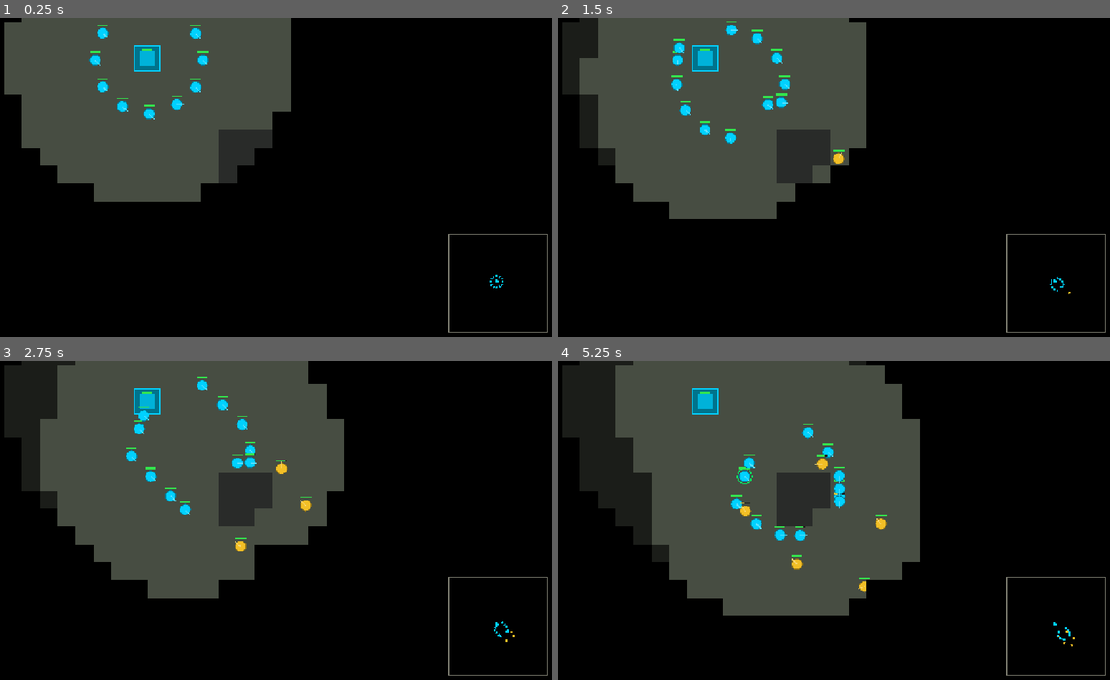
Above: before the commit, frames 1-4 (two rows, left to right).
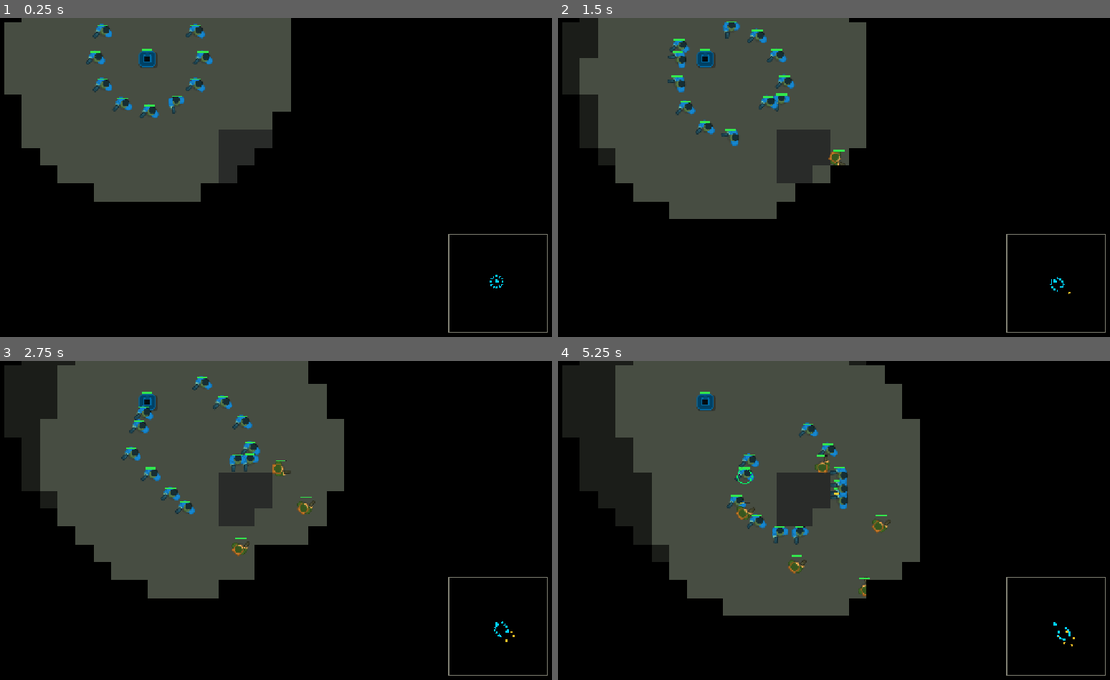
Above: after the commit, the same moments.

Repository: CWatt250/vibe-command
Game: Godot game, scene res://scenes/Main.tscn
Two runs of this game, one before a commit and one after it. Both use one fixed random seed, a clock stepped at 60 frames per second and the inputs below.
Inputs (mouse positions are in pixels of both pictures, inside the frame that each line leads up to):
- Up to frame 1 (0.25 s): no input
- Up to frame 2 (1.5 s): tap Enter at 0.5 s; move the mouse to (949, 161) at 0.52 s; tap Shift at 0.6 s; click (949, 161) at 0.67 s; drag from (712, 193) to (795, 244) at 1.27 s
- Up to frame 3 (2.75 s): move the mouse to (325, 450) at 2.02 s; tap Shift at 2.1 s; click (325, 450) at 2.17 s
- Up to frame 4 (5.25 s): drag from (795, 587) to (651, 472) at 2.77 s; move the mouse to (999, 571) at 3.52 s; tap Shift at 3.6, 5.1 s; click (999, 571) at 3.67 s; drag from (651, 472) to (740, 440) at 4.27 s; move the mouse to (856, 520) at 5.02 s; click (856, 520) at 5.17 s

The runs differ from the first frame. In frame 1, 1.3% of the frame differs, in the area x 15-39%, y 1-32%; in frame 2, 1.7%; in frame 3, 1.9%; in frame 4, 2.0%, in the area x 24-61%, y 8-74%.

Commit message:
art: real CC0 sprite set (units/vehicles/buildings + humanoid infantry), wire into renderer
- generate_sprites.py: procedural top-down vehicles (MBT/IFV/humvee/AA/arty,
  technical/scout/hackvan/crawler/drone/bots) + structures (HQ/factories/power/
  compute/defense/wall) with shadows, treads, turrets, faction accents (CC0)
- Kenney CC0 humanoids -> assets/sprites/characters/* (armed infantry)
- SpriteAtlas.gd: manifest-driven texture loader (faction tint, humanoid detect)
- EntityRenderer.gd: draw rotated textured sprites (41px units, 60px structures)
  replacing colored shapes; keeps health bars, selection rings, fog behavior
- Entity.gd: attach HarvestComponent + ResourceNodeComponent
- NEXUS.md gitignored (auto-generated indexer artifact)

Diff:
--- a/core/simulation/Entity.gd
+++ b/core/simulation/Entity.gd
@@ -12,6 +12,8 @@
 const GarrisonComponent := preload("res://gameplay/components/GarrisonComponent.gd")
 const GarrisonableComponent := preload("res://gameplay/components/GarrisonableComponent.gd")
 const VeterancyComponent := preload("res://gameplay/components/VeterancyComponent.gd")
+const HarvestComponent := preload("res://gameplay/components/HarvestComponent.gd")
+const ResourceNodeComponent := preload("res://gameplay/components/ResourceNodeComponent.gd")
 
 ## Runtime refs — bound by Simulation at spawn.
 var grid: NavGrid = null
@@ -36,6 +38,8 @@
 var garrison: GarrisonComponent = null
 var garrisonable: GarrisonableComponent = null
 var veterancy: VeterancyComponent = null
+var harvest: HarvestComponent = null
+var resource: ResourceNodeComponent = null
 var def_data: Dictionary = {}
 
 ## Garrison / repair runtime state (§5.7, repair).
@@ -100,3 +104,13 @@
 		var v := VeterancyComponent.new()
 		v.setup(def, self)
 		veterancy = v
+	# Harvest (units that mine credits from resource fields — §5.4)
+	if def.get("harvest", false) and def.get("kind", "unit") == "unit":
+		var hc := HarvestComponent.new()
+		hc.setup(def, self)
+		harvest = hc
+	# Resource node (a depletable harvestable field — §5.4)
+	if def.get("resource", false):
+		var rc := ResourceNodeComponent.new()
+		rc.setup(def, self)
+		resource = rc
--- /dev/null
+++ b/gameplay/components/HarvestComponent.gd
@@ -0,0 +1,37 @@
+extends RefCounted
+## HarvestComponent — data + state for a harvester unit (Blueprint §5.4 economy).
+## The EconomySystem drives the state machine; this component holds the current state,
+## cargo, and target references. States => next action, verified by tests.
+
+enum State { IDLE, TRAVEL_FIELD, HARVEST, TRAVEL_DROPOFF, DEPOSIT }
+
+var state: int = State.IDLE
+var capacity: float = 500.0        # max credits carried per trip
+var harvest_rate: float = 60.0     # credits harvested per second at full rate
+var harvest_radius: float = 40.0   # how close to a resource node it must be to harvest
+var deposit_radius: float = 60.0   # how close to a dropoff it must be to deposit
+var cargo: float = 0.0
+var target_field_id: int = -1      # resource node id being mined
+var dropoff_id: int = -1           # dropoff structure id being delivered to
+
+func setup(def: Dictionary, _self: Entity) -> void:
+	capacity = def.get("harvestCapacity", 500.0)
+	harvest_rate = def.get("harvestRatePerSec", 60.0)
+	harvest_radius = def.get("harvestRadius", 40.0)
+	deposit_radius = def.get("depositRadius", 60.0)
+
+func is_busy() -> bool:
+	return state != State.IDLE
+
+func reset() -> void:
+	state = State.IDLE
+	cargo = 0.0
+	target_field_id = -1
+	dropoff_id = -1
+
+## True when the harvester carries a full (or near-full) load and should return.
+func is_full() -> bool:
+	return cargo >= capacity - 0.01
+
+func is_empty() -> bool:
+	return cargo <= 0.01
--- /dev/null
+++ b/gameplay/components/ResourceNodeComponent.gd
@@ -0,0 +1,33 @@
+extends RefCounted
+## ResourceNodeComponent — a depletable harvestable resource field (Blueprint §5.4).
+## Exposes remaining quantity + harvest point(s). EconomySystem reduces remaining as
+## harvesters mine; the node is removed when depleted.
+
+var radius: float = 60.0          # spatial footprint for harvest targeting
+var min_distance: float = 30.0    # harvester must be within harvest_radius
+var harvest_points: Array[Vector2] = []  # approach slots (blueprint §5.4 deadlock grace)
+var remaining: float = 3000.0     # credits left in this field
+var max_remaining: float = 3000.0
+var depleted: bool = false
+
+func setup(def: Dictionary, _self: Entity) -> void:
+	max_remaining = def.get("quantity", 3000.0)
+	remaining = max_remaining
+	radius = def.get("harvestRadius", 60.0)
+	min_distance = def.get("minDistance", 30.0)
+
+func take(amount: float) -> float:
+	## Extract up to `amount`; returns what was actually taken. Sets depleted when empty.
+	if depleted or remaining <= 0.0:
+		return 0.0
+	var amt: float = minf(amount, remaining)
+	remaining -= amt
+	if remaining <= 0.01:
+		remaining = 0.0
+		depleted = true
+	return amt
+
+func percent() -> float:
+	if max_remaining <= 0.0:
+		return 0.0
+	return remaining / max_remaining
--- a/presentation/EntityRenderer.gd
+++ b/presentation/EntityRenderer.gd
@@ -43,31 +43,62 @@
 
 func _draw_structure(e: Entity) -> void:
 	var col: Color = FC_COLORS.get(e.faction_id, Color.WHITE)
-	# Structure footprint (square), faction-colored with a roof accent.
-	var half := 28.0
-	draw_rect(Rect2(e.position.x - half, e.position.y - half, half * 2.0, half * 2.0), col.darkened(0.45))
-	draw_rect(Rect2(e.position.x - half, e.position.y - half, half * 2.0, half * 2.0), col, false, 3.0)
-	# Roof accent (inner)
-	draw_rect(Rect2(e.position.x - half * 0.6, e.position.y - half * 0.6, half * 1.2, half * 1.2), col.darkened(0.15))
+	var tex := SpriteAtlas.texture(e.def_id)
+	if tex != null:
+		# faction-tint the structure sprite, draw centered on footprint
+		var box := _scaled_sprite_box(e, tex, 60.0)
+		var tint := col.darkened(0.35).lerp(Color.WHITE, 0.2)
+		draw_texture_rect(tex, box, false, tint)
+	else:
+		var half := 28.0
+		draw_rect(Rect2(e.position.x - half, e.position.y - half, half * 2.0, half * 2.0), col.darkened(0.45))
+		draw_rect(Rect2(e.position.x - half, e.position.y - half, half * 2.0, half * 2.0), col, false, 3.0)
 	if e.health != null:
 		_draw_health(e.position, e.health.current / e.health.max_health)
 	if sim.selected_ids.has(e.id):
+		var half := 28.0
 		draw_arc(e.position, half + 6.0, 0, TAU, 24, Color(0.0, 1.0, 0.4), 2.0)
 
 func _draw_unit(e: Entity, cam_rect: Rect2) -> void:
 	var col: Color = FC_COLORS.get(e.faction_id, Color.WHITE)
-	# Body
-	draw_circle(e.position, 12.0, col)
-	draw_arc(e.position, 12.0, 0, TAU, 24, col.darkened(0.4), 1.5)
-	# Facing / weapon nose
-	var facing := _facing_for(e)
-	draw_line(e.position, e.position + facing * 16.0, col.lightened(0.35), 2.0)
-	# Health bar (always shown for units)
+	var tex := SpriteAtlas.texture(e.def_id)
+	if tex != null:
+		var angle := _facing_angle(e)
+		var box := _scaled_sprite_box(e, tex, 42.0)
+		var draw_pos := box.get_center()
+		var tint := Color.WHITE
+		# Character/vehicle tint: faction hue washed over a mostly-neutral sprite.
+		if SpriteAtlas.is_humanoid(e.def_id):
+			tint = Color(1.0, 1.0, 1.0).lerp(col, 0.55)
+		# Rotation: sprites face up (-Y). Godot rotation 0 = up; angle from facing.
+		draw_set_transform(draw_pos, angle, Vector2.ONE)
+		draw_texture_rect(tex, Rect2(-box.size * 0.5, box.size), false, tint)
+		draw_set_transform(Vector2.ZERO, 0.0, Vector2.ONE)
+	else:
+		draw_circle(e.position, 12.0, col)
+		draw_arc(e.position, 12.0, 0, TAU, 24, col.darkened(0.4), 1.5)
 	if e.health != null:
 		_draw_health(e.position, e.health.current / e.health.max_health)
-	# Selection ring
 	if sim.selected_ids.has(e.id):
 		draw_arc(e.position, 16.0, 0, TAU, 24, Color(0.0, 1.0, 0.4), 2.0)
+
+## World-space rect to draw a sprite at its entity position, scaled so the max
+## dimension is `target_px` world units (keeps unit readable at cell=20).
+func _scaled_sprite_box(e: Entity, tex: Texture2D, target_px: float) -> Rect2:
+	var sz := tex.get_size()
+	var scale := 1.0
+	if sz.x > 0 and sz.y > 0:
+		scale = target_px / max(sz.x, sz.y)
+	var w := sz.x * scale
+	var h := sz.y * scale
+	return Rect2(e.position - Vector2(w, h) * 0.5, Vector2(w, h))
+
+func _facing_angle(e: Entity) -> float:
+	if e.movement != null and not e.movement.facing.is_zero_approx():
+		# sprites face up (-Y) == +90deg in Godot's rotate-down convention.
+		# facing is a world direction; rotation = facing.angle() + PI/2.
+		return e.movement.facing.angle() + PI * 0.5
+	return 0.0
 
 func _draw_health(pos: Vector2, pct: float) -> void:
 	var w := 24.0
--- /dev/null
+++ b/presentation/SpriteAtlas.gd
@@ -0,0 +1,46 @@
+extends RefCounted
+class_name SpriteAtlas
+## Loads the generated CC0 sprite set (assets/sprites/) and exposes a texture per
+## game content ID, plus a faction-colour tint. Presentation-only.
+
+const MANIFEST_PATH := "res://assets/sprites/manifest.json"
+const SPRITE_DIR := "res://assets/sprites"
+
+static var _textures: Dictionary = {}
+static var _loaded := false
+
+static func _load() -> void:
+	if _loaded:
+		return
+	_loaded = true
+	var mf := FileAccess.open(MANIFEST_PATH, FileAccess.READ)
+	if mf == null:
+		push_error("SpriteAtlas: manifest missing %s" % MANIFEST_PATH)
+		return
+	var data: Variant = JSON.parse_string(mf.get_as_text())
+	if data == null or not (data is Dictionary):
+		push_error("SpriteAtlas: manifest parse failed")
+		return
+	for key in data.keys():
+		var tex := load(SPRITE_DIR + "/" + String(data[key]))
+		if tex is Texture2D:
+			_textures[key] = tex
+
+static func has(id: String) -> bool:
+	_load()
+	return id in _textures
+
+static func texture(id: String) -> Texture2D:
+	_load()
+	return _textures.get(id)
+
+## Pixel size of a given content-id sprite (or Vector2.ZERO if missing).
+static func px_size(id: String) -> Vector2:
+	var t := texture(id)
+	if t == null:
+		return Vector2.ZERO
+	return t.get_size()
+
+## Is this content id a humanoid character (faction-tint should be subtle)?
+static func is_humanoid(id: String) -> bool:
+	return id == "FC-U01" or id == "FC-U02" or id == "FC-U03" or id == "VC-U01"
Binary file added: assets/sprites/FC-B01_hq.png
Binary file added: assets/sprites/FC-B03_gen.png
Binary file added: assets/sprites/FC-B04_barracks.png
Binary file added: assets/sprites/FC-B05_motorpool.png
Binary file added: assets/sprites/FC-B09_command.png
Binary file added: assets/sprites/FC-B10_repair.png
Binary file added: assets/sprites/FC-D01_wall.png
Binary file added: assets/sprites/FC-D02_guard.png
Binary file added: assets/sprites/FC-U05_humvee.png
Binary file added: assets/sprites/FC-U06_ifv.png
Binary file added: assets/sprites/FC-U07_mbt.png
Binary file added: assets/sprites/FC-U08_aa.png
(and 30 more such lines)
